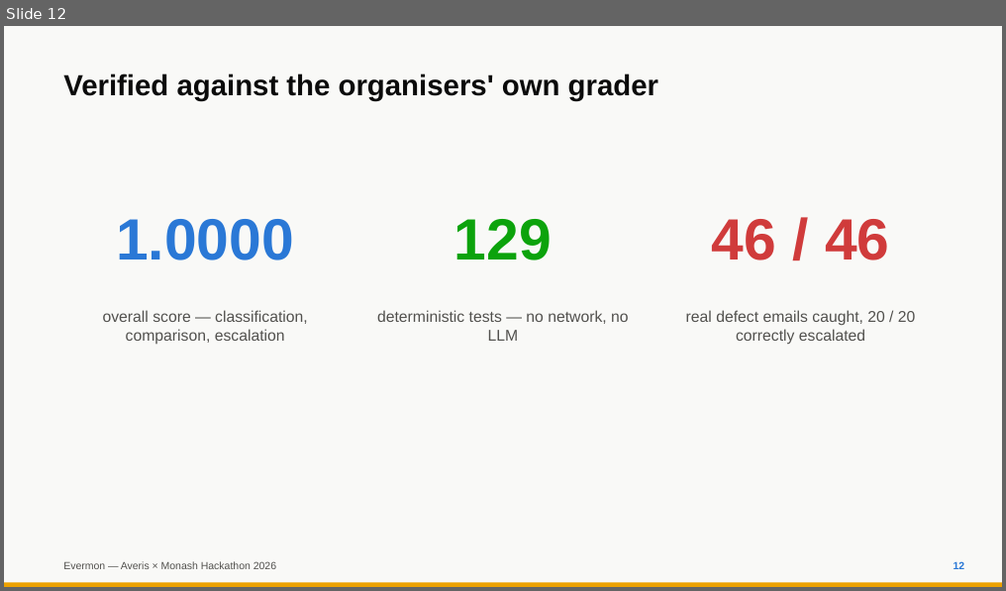
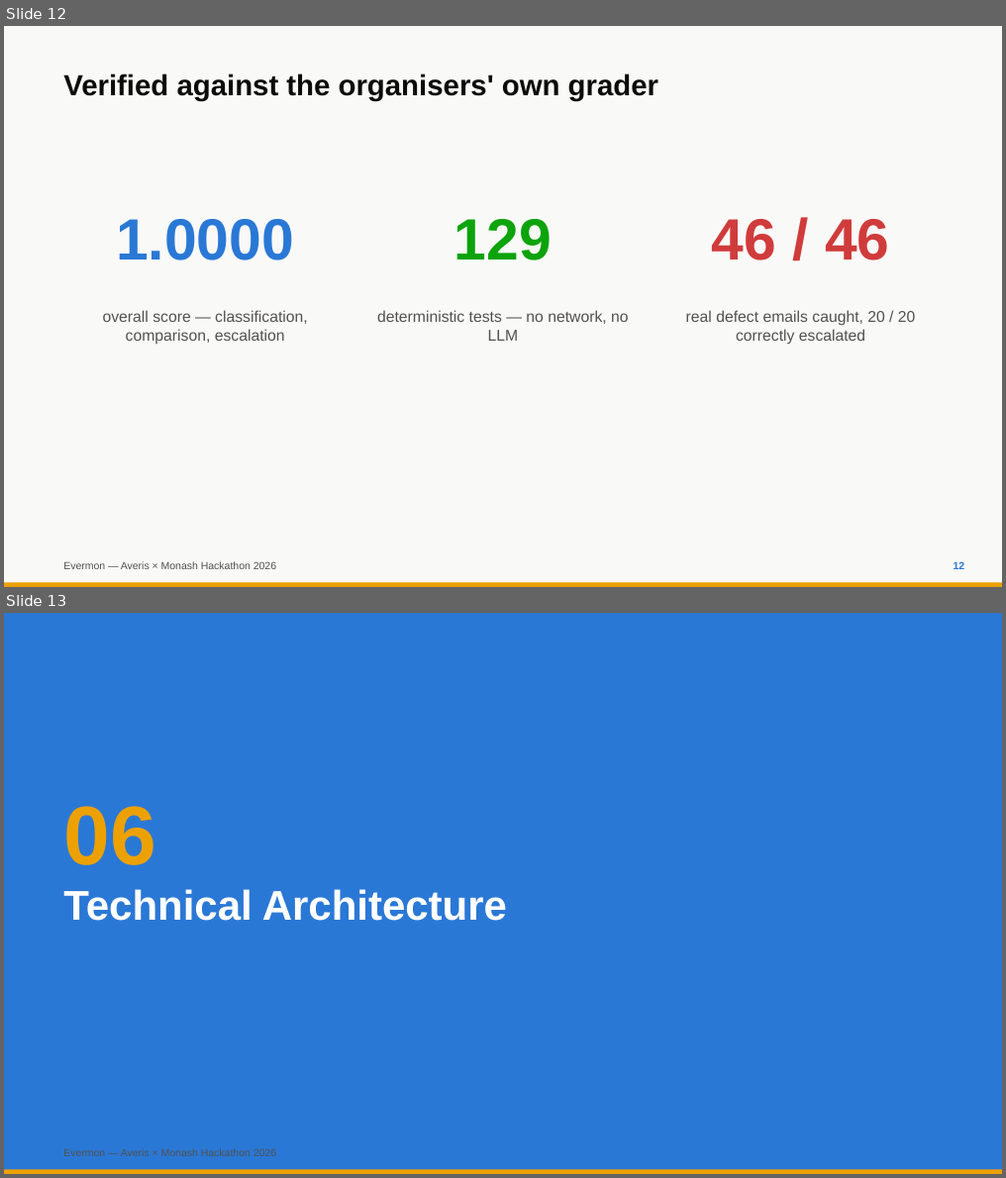
Before and after one commit to ponli550/Evermon, a slide deck: docs/AverisMonash2026.pptx. Shown one above the other, each under a label of ours: slide 12 before the commit, slides 12 and 13 after it. The pictures are 1006x591 and 1006x1178 pixels, drawn with LibreOffice and Linux fonts; fonts in the diff are those of the drawing. Boxes give left, top, right and bottom in pixels: in the first picture for what was removed or moved away, otherwise in the second. Text is boxed around its words. In the diff, an @@ line names an element or a change of style, - is before the commit and + after.

Commit message:
docs: add doc-requirement slides and links to the pitch deck
Four new sections (Technical Architecture, Implementation Details,
Challenges Faced, Future Roadmap) condensed from docs/DOCUMENTATION.md --
same content, not restated differently. All 21 slides stay under the
60-word density limit. Closing slide now links the demo video
(youtu.be/TE72CMXwmZ0) alongside the live prototype and repo -- plain
text links, nothing embedded.

Also: ignore Office's ~$*.pptx lock files, dropped again by whatever
auto-opens the deck.

```diff
--- a/docs/AverisMonash2026.pptx
+++ b/docs/AverisMonash2026.pptx
@@ slide 13 added at bbox=[4, 613, 1002, 1174], background #FFFFFF @@
@@ rectangle added at bbox=[4, 613, 1002, 1174], fill #2A78D6 @@
@@ text added at bbox=[63, 806, 155, 865], 80 pt, text #EDA100, bold @@
+06
@@ text added at bbox=[63, 889, 507, 921], 40 pt, text #FFFFFF, bold @@
+Technical Architecture
@@ rectangle added at bbox=[4, 1170, 1002, 1174], fill #EDA100 @@
@@ text added at bbox=[63, 1149, 276, 1157], 10 pt, text #52514E @@
+Evermon — Averis × Monash Hackathon 2026
```
Also in this commit, not shown: 1 slide changed, 7 other slides added, 2 other files.
